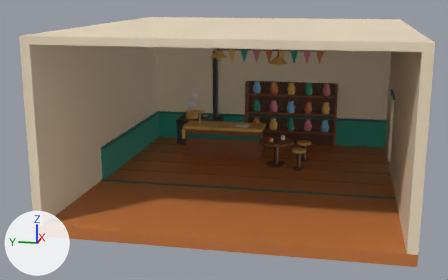
The glTF model game/modules/core/models/lantern_galley_room.gltf: old version first, new version second.
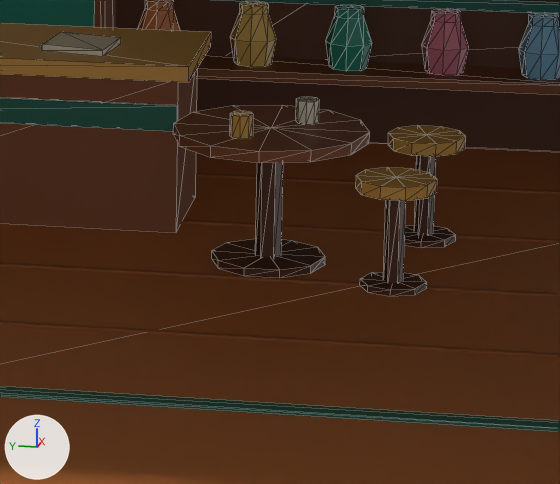
Each version appears first whole from a camera (50 mm lens) standing at (-20.76, -2.99, 5.92) and looking at (-2.28, 0.71, 1.3), and next in a close-up on the part from 51% to 73% of the width and 42% to 73% of the height. Arrows for +X, +Y and +Z are at lower left; the lights stay in place. The last two pictures show the newer version. The close-ups show mesh edges as thin lines. Vertices at exactly the same position are counted once.

Objects in the first close-up: 'apron', 'back_dado', 'back_rail', 'board1', 'board2', 'board3', 'counter', 'floor', 'shelves', 'stool', 'stool.2', 'table' and 1 more.
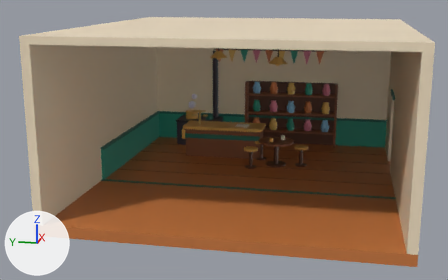
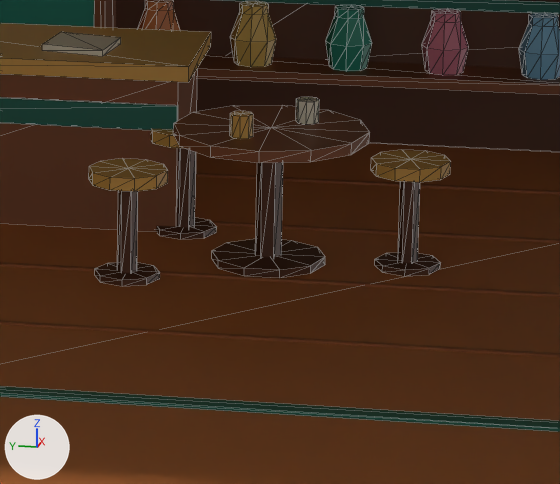
The change, as a diff of the scene's bpy script:
```diff
--- a/game/modules/core/models/lantern_galley_room.gltf.py
+++ b/game/modules/core/models/lantern_galley_room.gltf.py
@@ me_stool @@
 # used by ob_stool; location = (0.0, 0.0, 0.0)
-me_stool.from_pydata(...)  # 52 vertices, 96 faces; spans x -0.828..-0.372, y -1.74..-1.26, z 0.0..0.68
+me_stool.from_pydata(...)  # 52 vertices, 96 faces; spans x -0.378..0.078, y -1.79..-1.31, z 0.0..0.68
+# me_stool part 1: the whole mesh is moved by (0.45, -0.05, 0.0)
 me_stool.materials.append(mat_defaultmaterial_025)
@@ me_stool_2 @@
 # used by ob_stool_2; location = (0.0, 0.0, 0.0)
-me_stool_2.from_pydata(...)  # 52 vertices, 96 faces; spans x 0.272..0.728, y -1.84..-1.36, z 0.0..0.68
+me_stool_2.from_pydata(...)  # 52 vertices, 96 faces; spans x 0.172..0.628, y -0.34..0.14, z 0.0..0.68
+# me_stool_2 part 2: the whole mesh is moved by (-0.1, 1.5, 0.0)
 me_stool_2.materials.append(mat_defaultmaterial_026)
@@ me_stool_3 @@
+me_stool_3.from_pydata(...)  # 52 vertices, 96 faces; spans x -0.928..-0.472, y -0.14..0.34, z 0.0..0.68
+me_stool_3.materials.append(mat_defaultmaterial_027)
@@ ob_stool_3 @@
+ob_stool_3 = bpy.data.objects.new('stool.3', me_stool_3)
+ob_stool_3.location = (0.0, 0.0, 0.0)
```

Location of each change, (x1, y1, x2, y2) in pixels of the close-ups (560 x 484 px):
'stool', moved
    before: (356, 167, 437, 296)
    after: (371, 150, 451, 276)
'stool.2', moved
    before: (388, 126, 466, 248)
    after: (150, 129, 217, 239)
'stool.3', added (brown)
    after: (89, 159, 168, 286)
